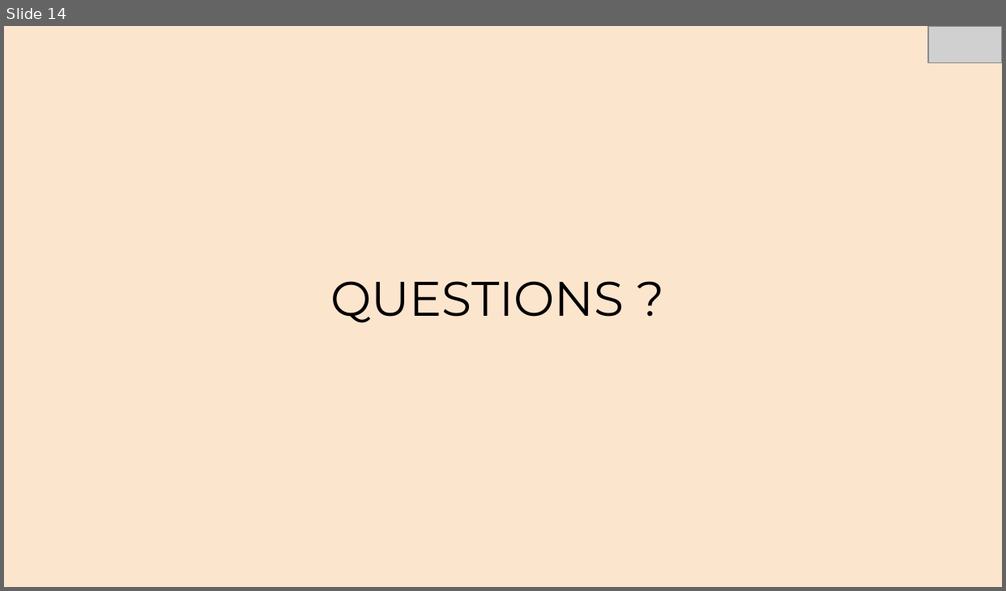
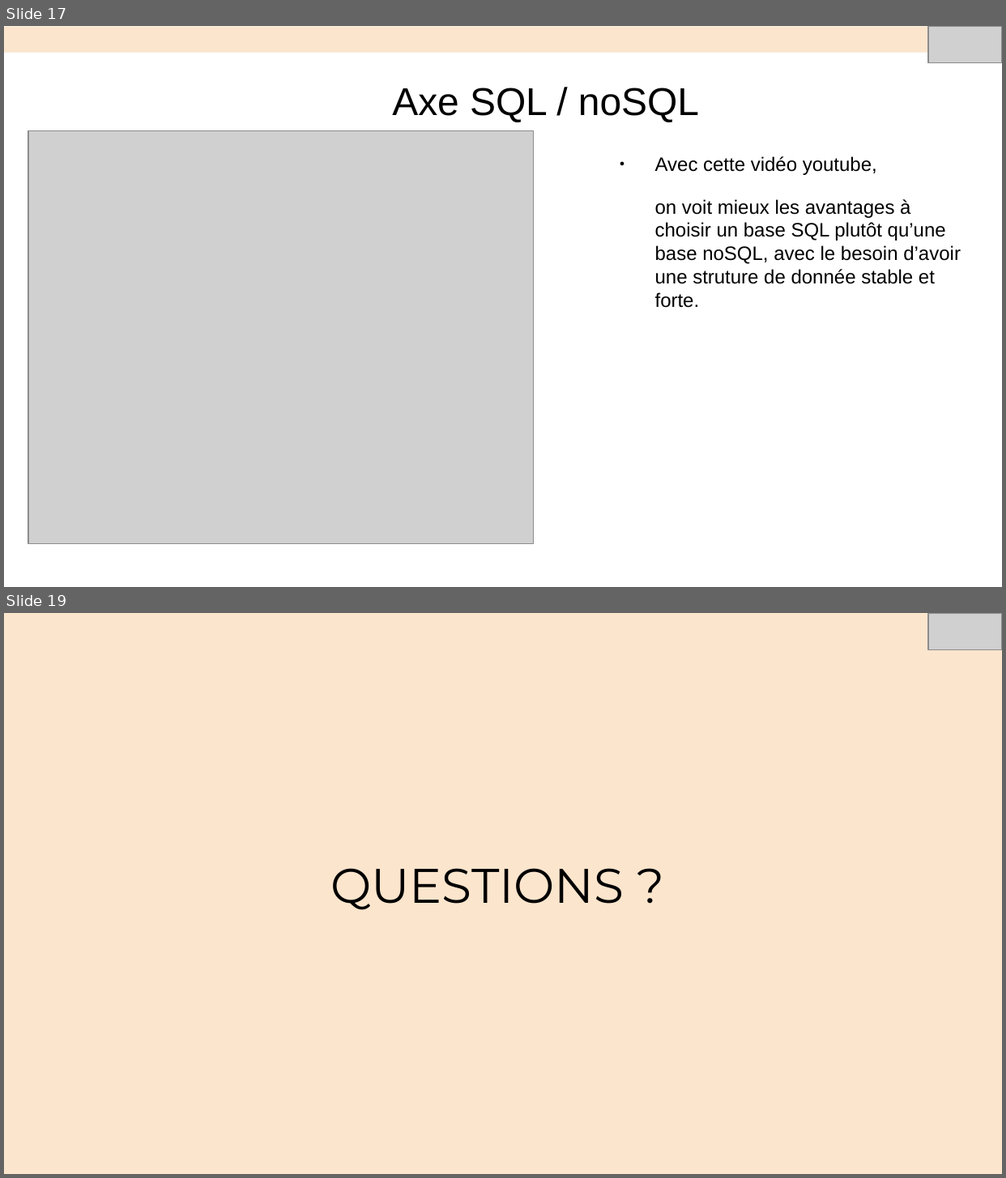
Before and after one commit to Nasus-Stackman/Projet7, a slide deck: Présentation.odp. Shown one above the other, each under a label of ours: slide 14 before the commit, slides 17 and 19 after it; the slides between them are not shown. The pictures are 1006x591 and 1006x1178 pixels, drawn with LibreOffice and Linux fonts; fonts in the diff are those of the drawing; grey boxes stand for pictures. Boxes give left, top, right and bottom in pixels: in the first picture for what was removed or moved away, otherwise in the second. Text is boxed around its words. In the diff, an @@ line names an element or a change of style, - is before the commit and + after.

```diff
--- a/Présentation.odp
+++ b/Présentation.odp
@@ slide 17 added at <box>4,26,1002,587</box>, background #FFFFFF @@
@@ rectangle added at <box>4,26,1002,52</box>, fill #FCE5CD, outline #F7EDDE 0.74 pt @@
@@ picture added at <box>928,26,1002,63</box> @@
@@ title added at <box>392,88,699,122</box>, 28 pt, text #000000 @@
+Axe SQL / noSQL
@@ picture added at <box>28,130,533,544</box> @@
@@ text added at <box>655,156,961,308</box>, 14 pt, text #000000 @@
+● Avec cette vidéo youtube,
+on voit mieux les avantages à choisir un base SQL plutôt qu’une base noSQL, avec le besoin d’avoir une struture de donnée stable et forte.
@@ what was slide 14 is now slide 19 @@
```
Also in this commit, not shown: 8 slides changed, 6 other slides added, 2 slides removed, 3 other files.
